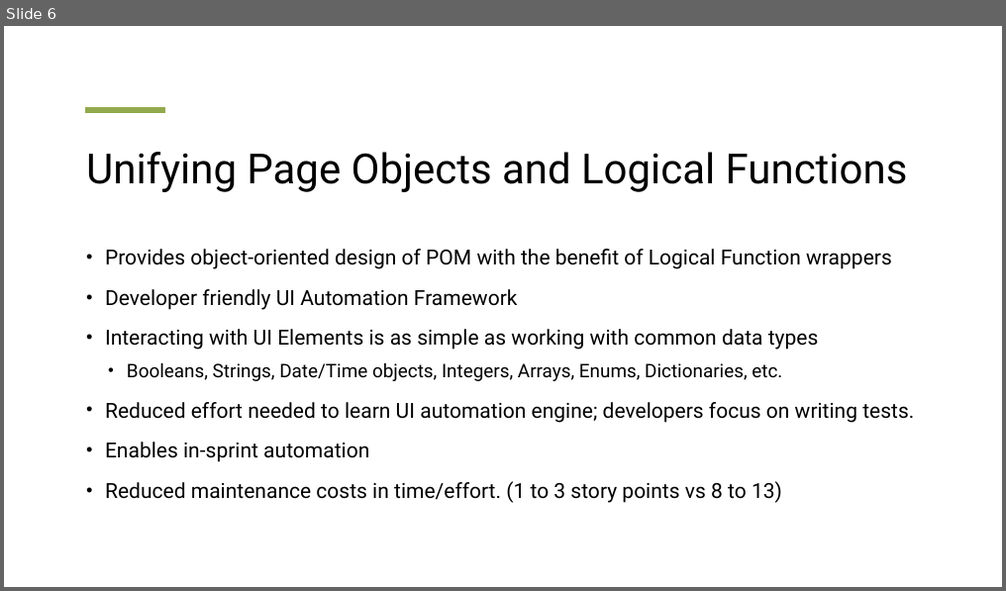
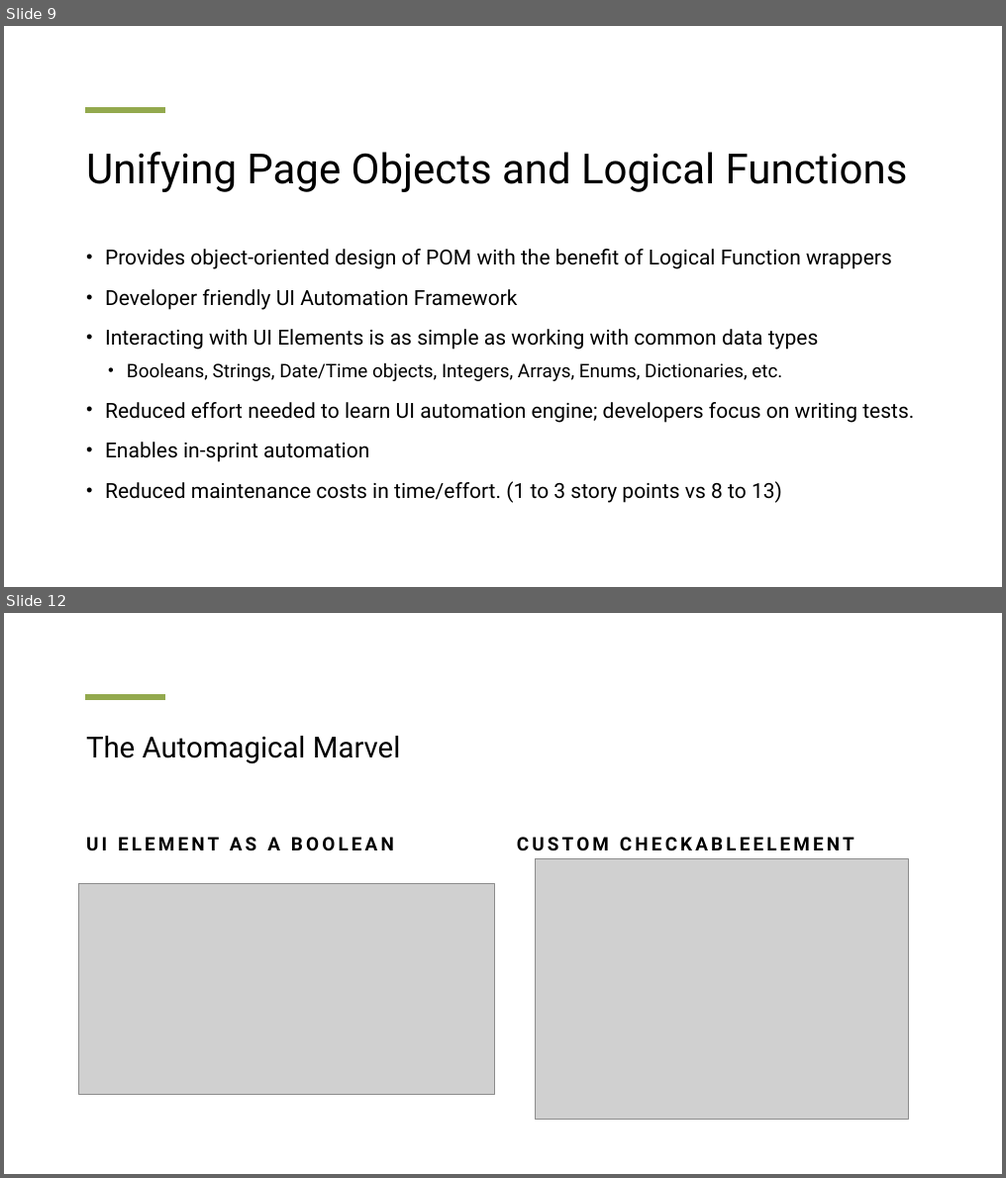
Before and after one commit to Snip3rM00n/pnsqc_quality_jam_demo, a slide deck: HybridPOMLFM.pptx. Shown one above the other, each under a label of ours: slide 6 before the commit, slides 9 and 12 after it; the slides between them are not shown. The pictures are 1006x591 and 1006x1178 pixels, drawn with LibreOffice and Linux fonts; fonts in the diff are those of the drawing; grey boxes stand for pictures. Boxes give left, top, right and bottom in pixels: in the first picture for what was removed or moved away, otherwise in the second. Text is boxed around its words. In the diff, an @@ line names an element or a change of style, - is before the commit and + after.

```diff
--- a/HybridPOMLFM.pptx
+++ b/HybridPOMLFM.pptx
@@ slide 12 added at box(4, 613, 1002, 1174), background #FFFFFF; not listed: 1 template element that a slide beside it also shows @@
@@ title added at box(86, 736, 401, 763), 28 pt, text #000000 @@
+The Automagical Marvel
@@ text added at box(86, 837, 394, 852), 18 pt, text #000000, bold @@
+UI ELEMENT AS A BOOLEAN
@@ text added at box(517, 837, 854, 852), 18 pt, text #000000, bold @@
+CUSTOM CHECKABLEELEMENT
@@ picture added at box(535, 860, 908, 1120) @@
@@ picture added at box(79, 884, 495, 1094) @@
@@ what was slide 6 is now slide 9 @@
```
Also in this commit, not shown: 2 slides changed, 9 other slides added, 11 other files.
